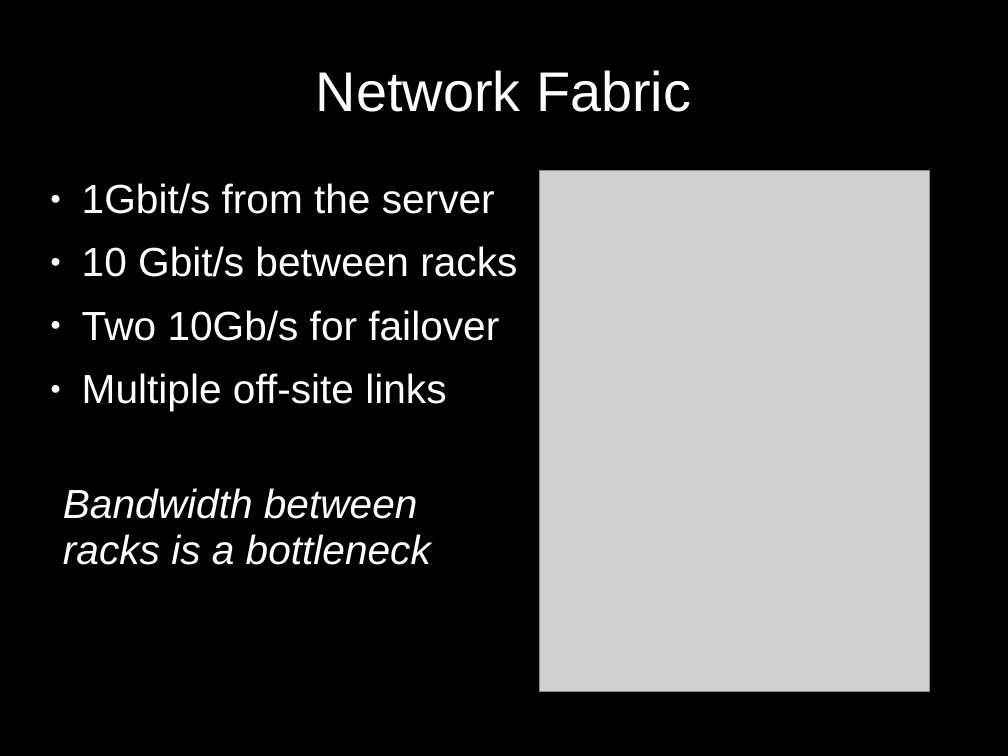
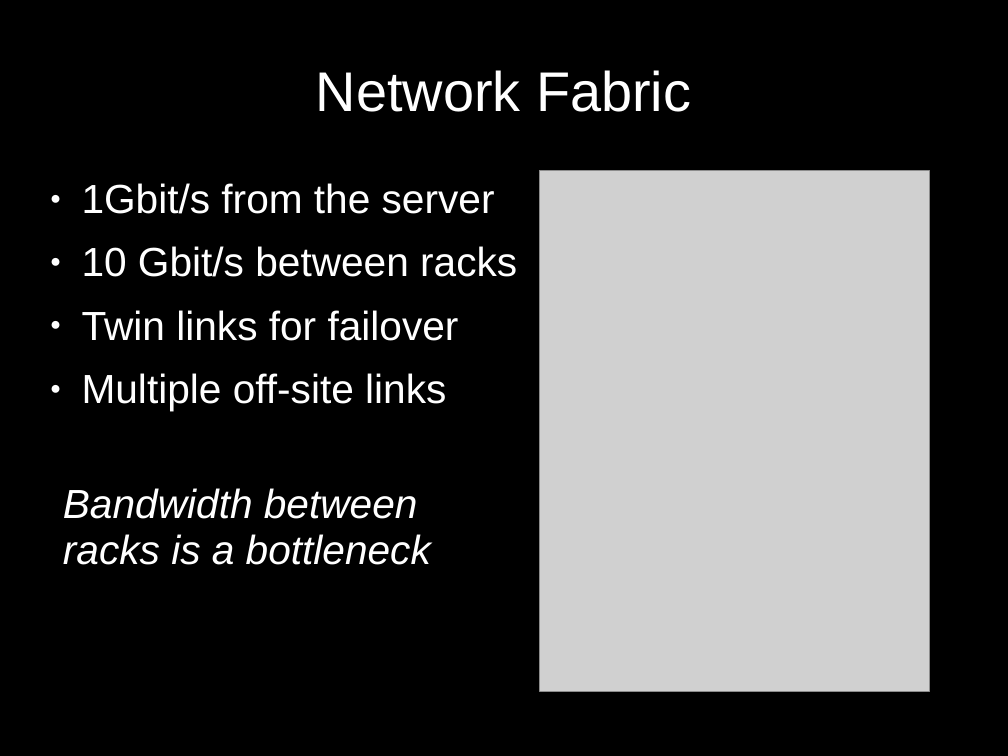
Before and after one commit to rhusar/smartfrog, a slide deck: slide 15 of core/components/hadoop/doc/my_other_computer_is_a_datacentre.ppt (slide 14 before the commit). Drawn at 1008x756 pixels with LibreOffice and Linux fonts; fonts in the diff are those of the drawing; grey boxes stand for pictures. Boxes give left, top, right and bottom in pixels: in the first picture for what was removed or moved away, otherwise in the second. Text is boxed around its words. In the diff, an @@ line names an element or a change of style, - is before the commit and + after.

```diff
--- a/core/components/hadoop/doc/my_other_computer_is_a_datacentre.ppt
+++ b/core/components/hadoop/doc/my_other_computer_is_a_datacentre.ppt
@@ text at bbox=[82, 183, 517, 411]: indent changed @@
@@ text at bbox=[82, 310, 459, 341]: text changed @@
-● Two 10Gb/s for failover
+● Twin links for failover
```
Also in this commit, not shown: 16 other slides changed, 1 slide added.
